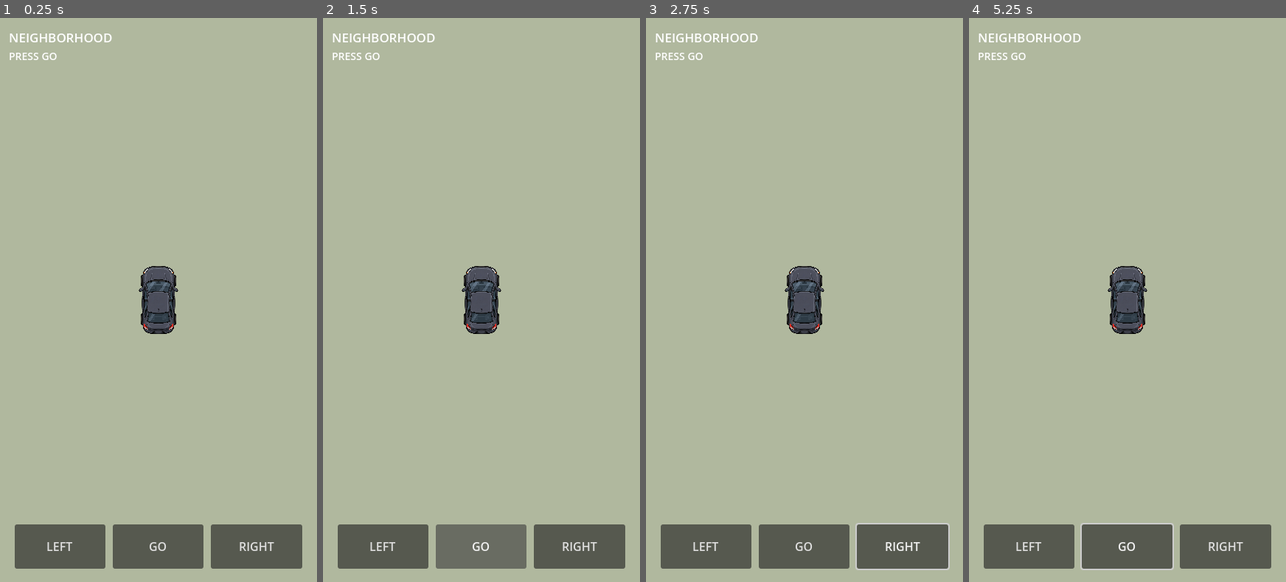
Above: before the commit, frames 1-4 (left to right).
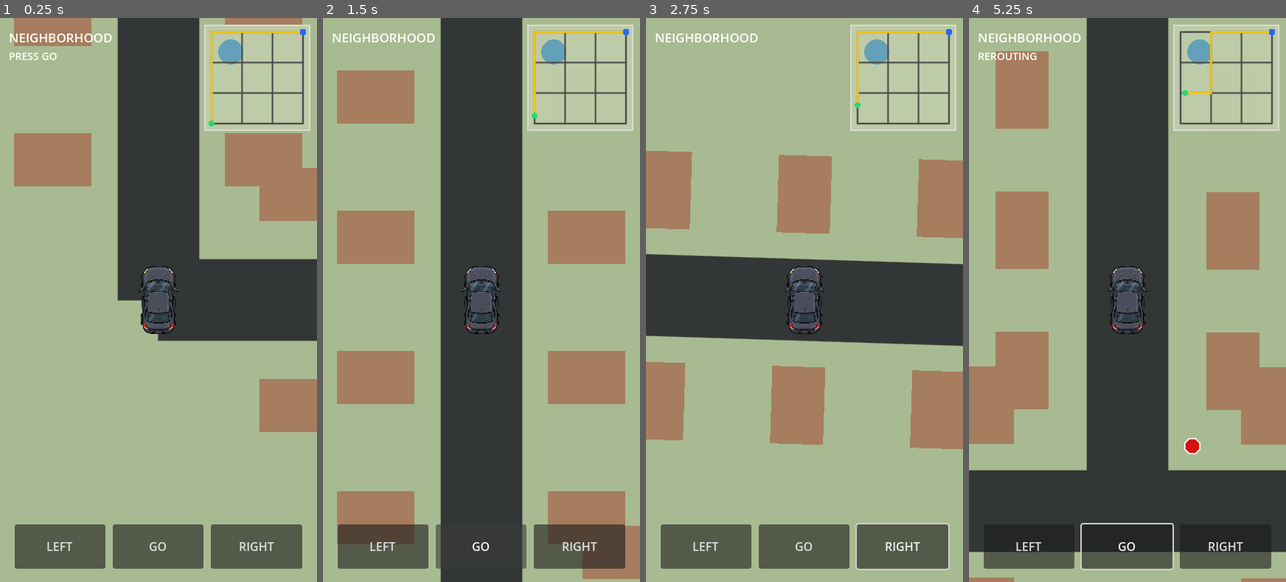
Above: after the commit, the same moments.

Repository: patrickcallahancomedy/comedian
Game: Godot game, scene res://scenes/drive/drive_module.tscn
The game is run twice, just before and just after one commit, with the same random seed, the same clock (stepped at 60 frames per second) and the same inputs.
Inputs (mouse positions are in pixels of both pictures, inside the frame that each line leads up to):
- Up to frame 1 (0.25 s): no input
- Up to frame 2 (1.5 s): click "GO" at 0.5 s; click "GO" at 1.25 s
- Up to frame 3 (2.75 s): tap Enter (ui_accept) at 2, 2.27 s; move the mouse to (874, 271) at 2.02 s; hold Right from 2.03 s (still down); click (874, 271) at 2.17 s
- Up to frame 4 (5.25 s): release Right at 2.75 s; drag from (1064, 328) to (1111, 412) at 2.77 s; move the mouse to (1159, 175) at 3.52 s; hold Right 3.53-4.25 s; drag from (1111, 412) to (1032, 215) at 4.27 s; move the mouse to (1222, 384) at 5.02 s; hold Left from 5.03 s (still down)

The runs differ from the first frame. In frame 1, 29% of the frame differs, in the area x 4-100%, y 0-74%; in frame 2, 44%; in frame 3, 27%; in frame 4, 50%, in the area x 0-100%, y 0-100%.
Error before the commit: Parse Error: Cannot infer the type of "center" variable because the value doesn't have a set type. (res://scripts/drive/city_map.gd:740)

Commit message:
Fix DRIVE Godot type inference

Diff:
--- a/godot/scripts/drive/city_map.gd
+++ b/godot/scripts/drive/city_map.gd
@@ -225,7 +225,10 @@
 
 
 func _add_turn_one_ways() -> void:
-	var target_count := mini(7, turn_roads.size() / 3)
+	var target_count := mini(
+		7,
+		int(turn_roads.size() / 3)
+	)
 	var added := 0
 	var attempts := 0
 
@@ -736,9 +739,9 @@
 			var road_point := a.lerp(b, t)
 
 			for side_sign in [-1.0, 1.0]:
-				var center := (
+				var center: Vector2 = (
 					road_point
-					+ side * side_sign * (road_width * 0.5 + 88.0)
+					+ side * float(side_sign) * (road_width * 0.5 + 88.0)
 				)
 
 				_draw_world_box(
